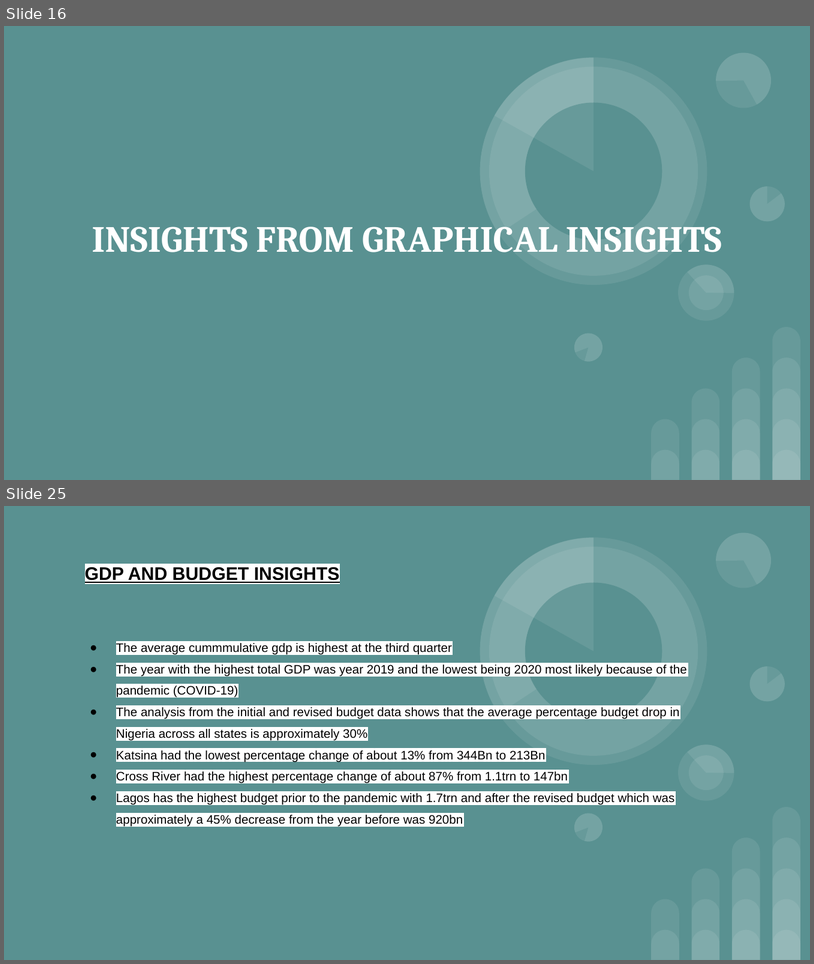
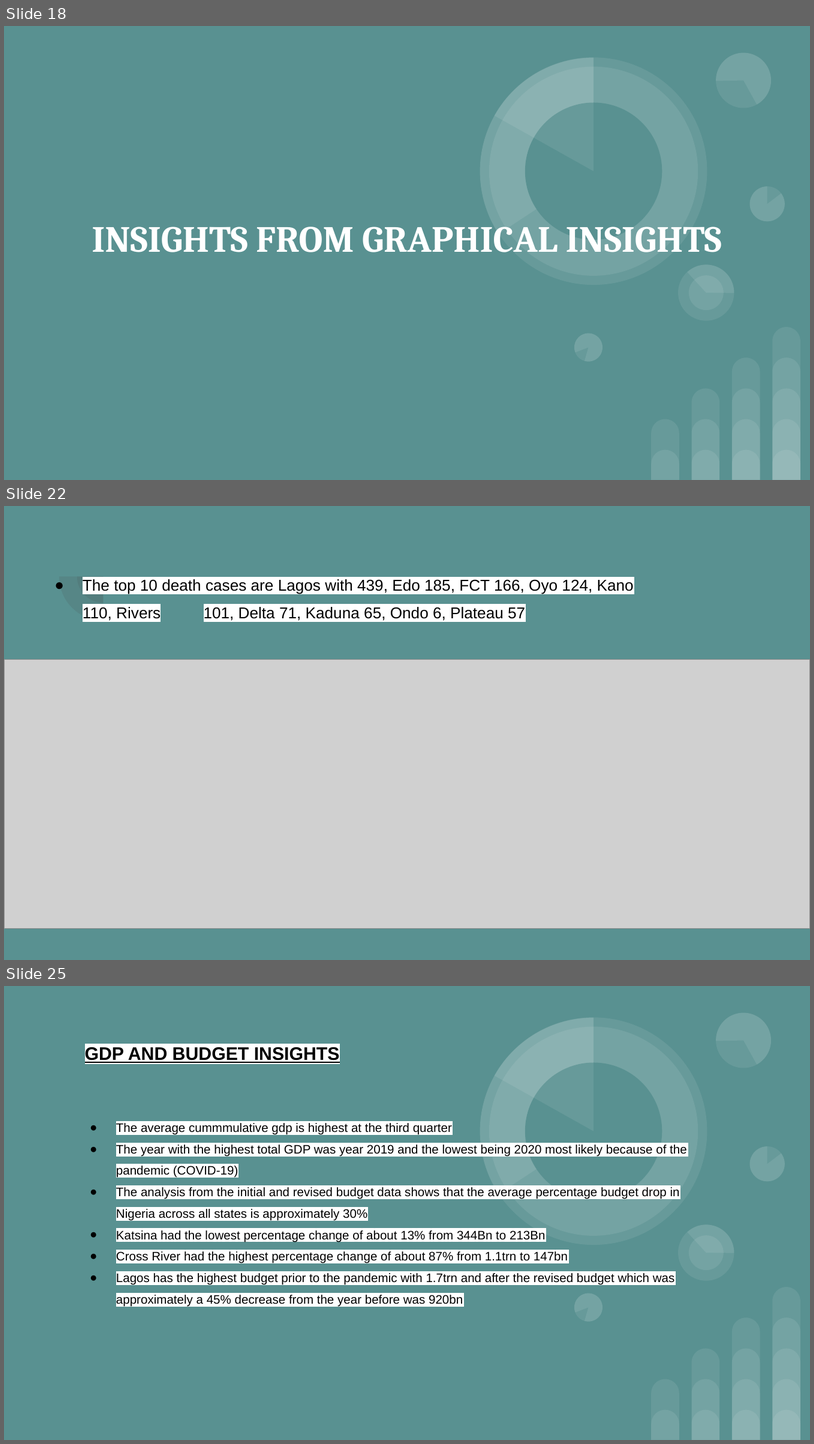
Before and after one commit to Adeleye-Emmanuel/covid19_data_analysis, a slide deck: Covid-19 Executive_Summary.pptx. Shown one above the other, each under a label of ours: slides 16 and 25 before the commit, slides 18, 22 and 25 after it; the slides between them are not shown. The pictures are 814x964 and 814x1444 pixels, drawn with LibreOffice and Linux fonts; fonts in the diff are those of the drawing; grey boxes stand for pictures. Boxes give left, top, right and bottom in pixels: in the first picture for what was removed or moved away, otherwise in the second. Text is boxed around its words. In the diff, an @@ line names an element or a change of style, - is before the commit and + after.

```diff
--- a/Covid-19 Executive_Summary.pptx
+++ b/Covid-19 Executive_Summary.pptx
@@ slide 22 added at bbox=[4, 506, 810, 960], background #599191 @@
@@ pie slice (boxed as its full ellipse) added at bbox=[59, 532, 147, 621], fill #424242 at 13% opacity @@
@@ pie slice (boxed as its full ellipse) added at bbox=[77, 550, 130, 603], fill #424242 at 13% opacity @@
@@ title added at bbox=[83, 579, 634, 621], 14 pt, text #000000 @@
+● The top 10 death cases are Lagos with 439, Edo 185, FCT 166, Oyo 124, Kano 110, Rivers 101, Delta 71, Kaduna 65, Ondo 6, Plateau 57
@@ picture added at bbox=[4, 659, 810, 928] @@
@@ what was slide 16 is now slide 18 @@
```
Also in this commit, not shown: 10 slides changed, 5 other slides added, 6 slides removed, 1 other file.
